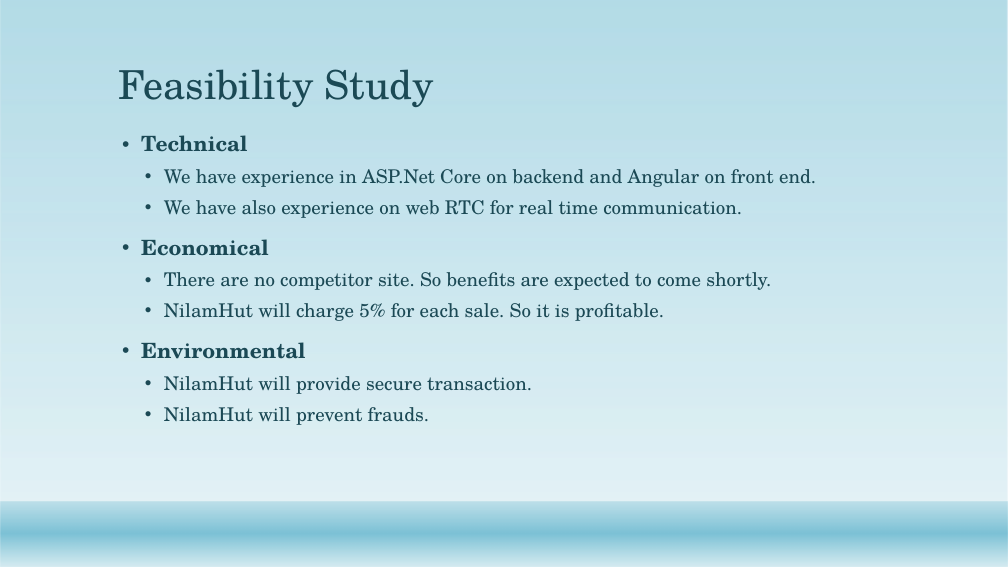
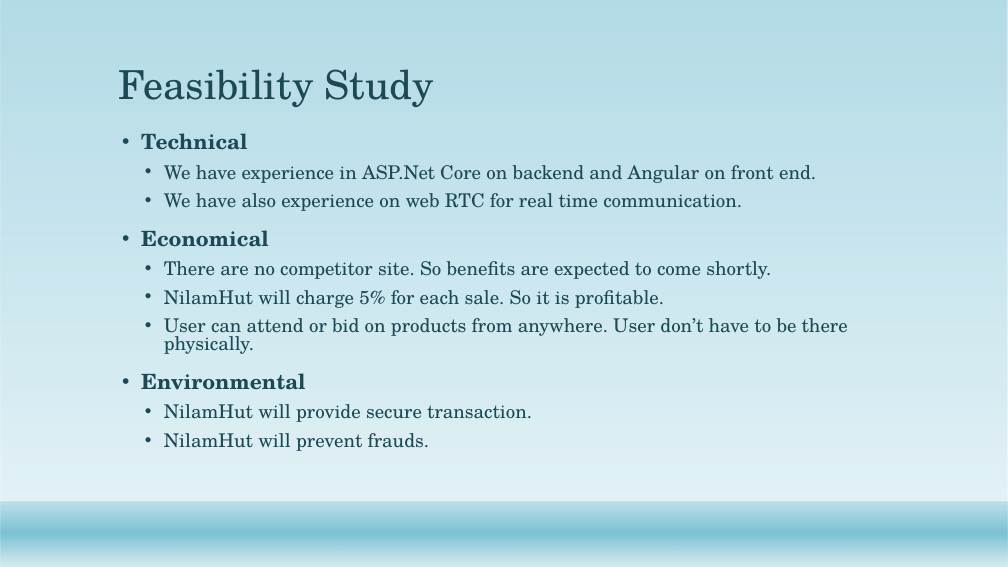
Before and after one commit to IAmMonmoy/Practice-work, a slide deck: slide 6 of NilamHut.pptx. Drawn at 1008x567 pixels with LibreOffice and Linux fonts; fonts in the diff are those of the drawing; background and template pictures are left out. Boxes give left, top, right and bottom in pixels: in the first picture for what was removed or moved away, otherwise in the second. Text is boxed around its words. In the diff, an @@ line names an element or a change of style, - is before the commit and + after.

Commit message:
updated presentation and doc

```diff
--- a/NilamHut.pptx
+++ b/NilamHut.pptx
@@ text at [141, 133, 816, 451]: line spacing 0.9 to 0.8 @@
@@ text at [164, 318, 848, 354]: paragraph added @@
+  • User can attend or bid on products from anywhere. User don’t have to be there physically.
```
Also in this commit, not shown: 3 slides added, 3 other files.
